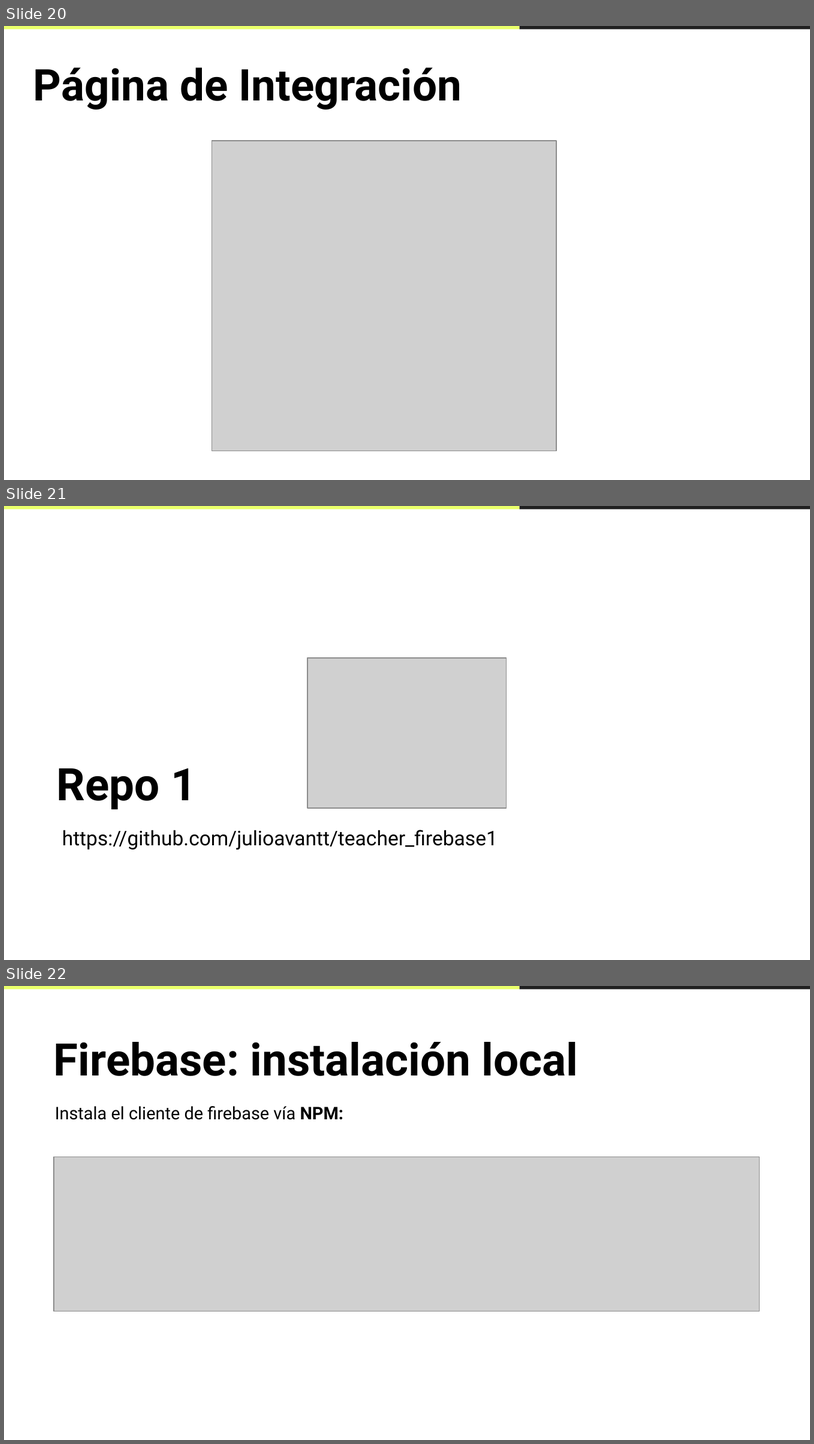
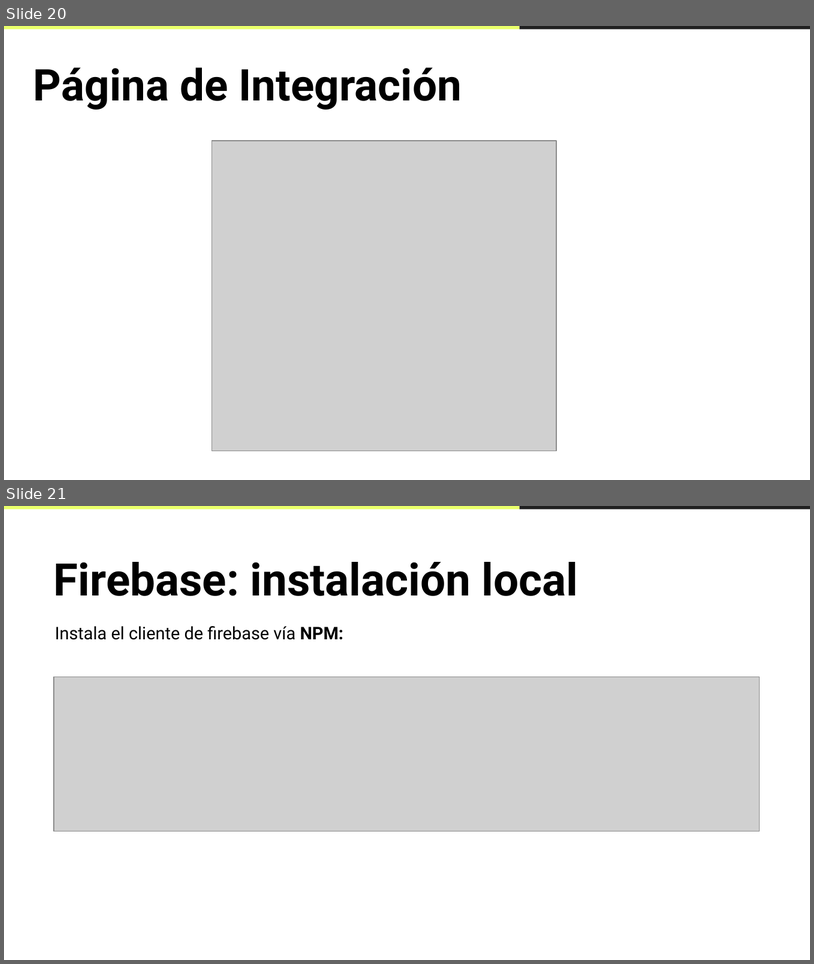
Before and after one commit to Arturogrottoli/Project-React-Js, a slide deck: Clase07/Unidad 7 - Clase en vivo .pptx. Shown one above the other, each under a label of ours: slides 20, 21 and 22 before the commit, slides 20 and 21 after it. The pictures are 814x1444 and 814x964 pixels, drawn with LibreOffice and Linux fonts; fonts in the diff are those of the drawing; grey boxes stand for pictures; background and template pictures are left out. Boxes give left, top, right and bottom in pixels: in the first picture for what was removed or moved away, otherwise in the second. Text is boxed around its words. In the diff, an @@ line names an element or a change of style, - is before the commit and + after.

Commit message:
firebase

```diff
--- a/Clase07/Unidad 7 - Clase en vivo .pptx
+++ b/Clase07/Unidad 7 - Clase en vivo .pptx
@@ slide 21 removed at [4,506,810,960], background #FFFFFF @@
@@ rectangle removed at [4,506,519,509] @@
@@ rectangle removed at [519,506,810,509] @@
@@ picture removed at [308,658,507,808] @@
@@ text removed at [57,768,197,810] @@
-Repo 1
@@ text removed at [62,829,498,849] @@
-https://github.com/julioavantt/teacher_firebase1
@@ what was slide 22 is now slide 21 @@
```
Also in this commit, not shown: 1 slide changed, 2 other files.
